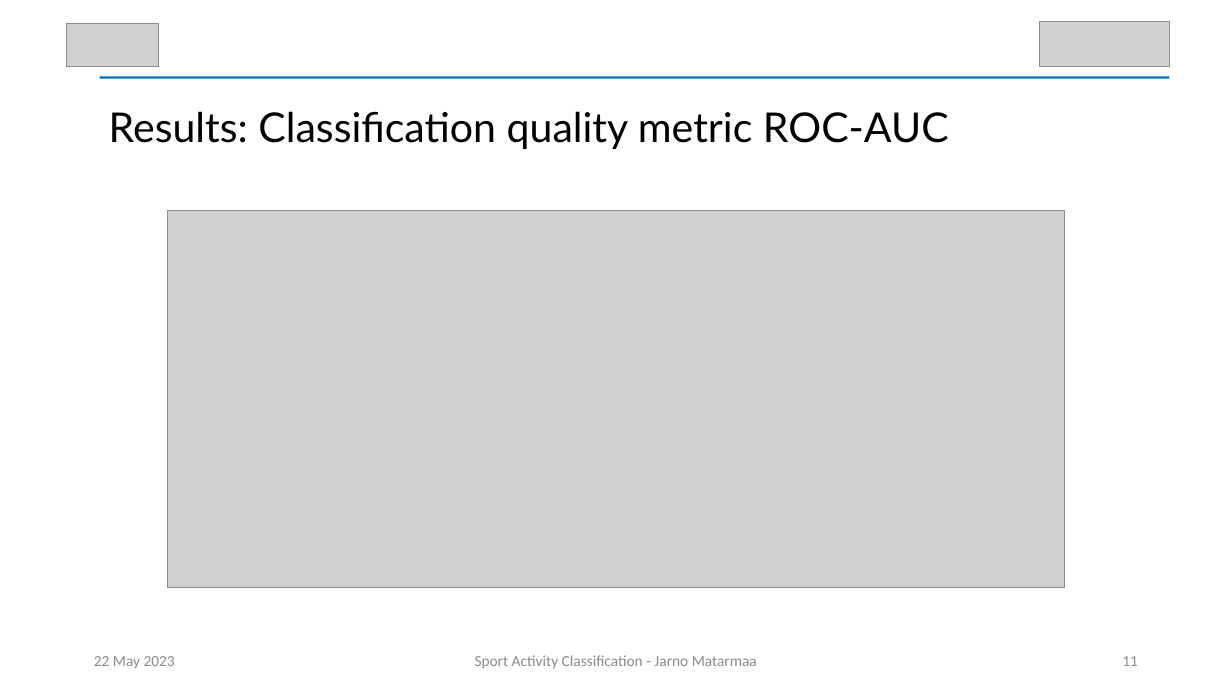
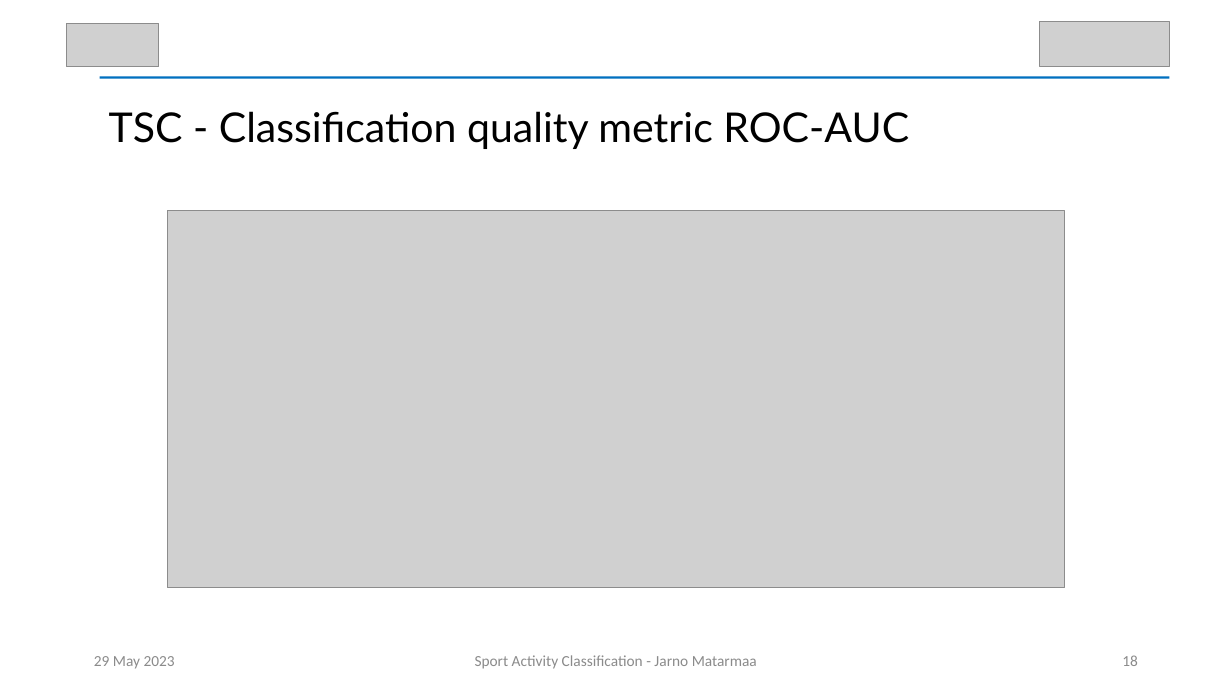
Before and after one commit to JABE22/MasterProject, a slide deck: slide 18 of presentation/SAC_Thesis_Presentation.pptx (slide 11 before the commit). Drawn at 1232x693 pixels with LibreOffice and Linux fonts; fonts in the diff are those of the drawing; grey boxes stand for pictures. Boxes give left, top, right and bottom in pixels: in the first picture for what was removed or moved away, otherwise in the second. Text is boxed around its words. In the diff, an @@ line names an element or a change of style, - is before the commit and + after.

```diff
--- a/presentation/SAC_Thesis_Presentation.pptx
+++ b/presentation/SAC_Thesis_Presentation.pptx
@@ text at (109, 111, 909, 149): text changed @@
-Results: Classification quality metric ROC-AUC
+TSC - Classification quality metric ROC-AUC
@@ text at (94, 656, 175, 669): text changed @@
-22 May 2023
+29 May 2023
@@ page number at (1122, 655, 1138, 666): text changed @@
-11
+18
```
Also in this commit, not shown: 14 other slides changed, 4 slides added, 12 other files.
